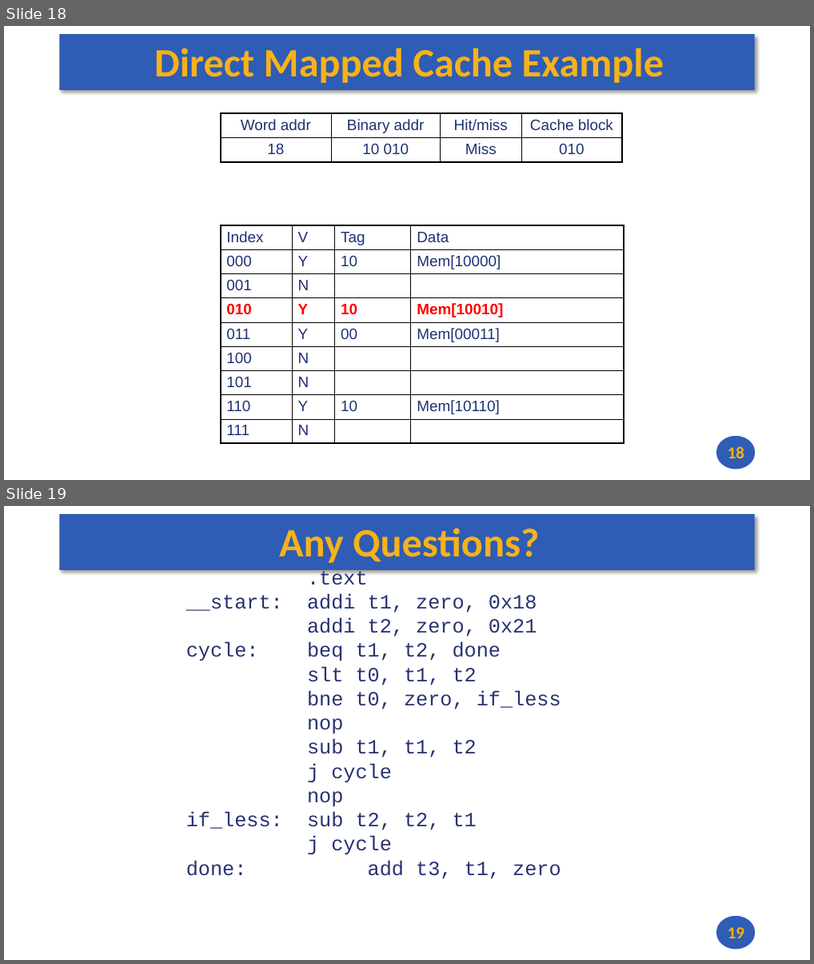
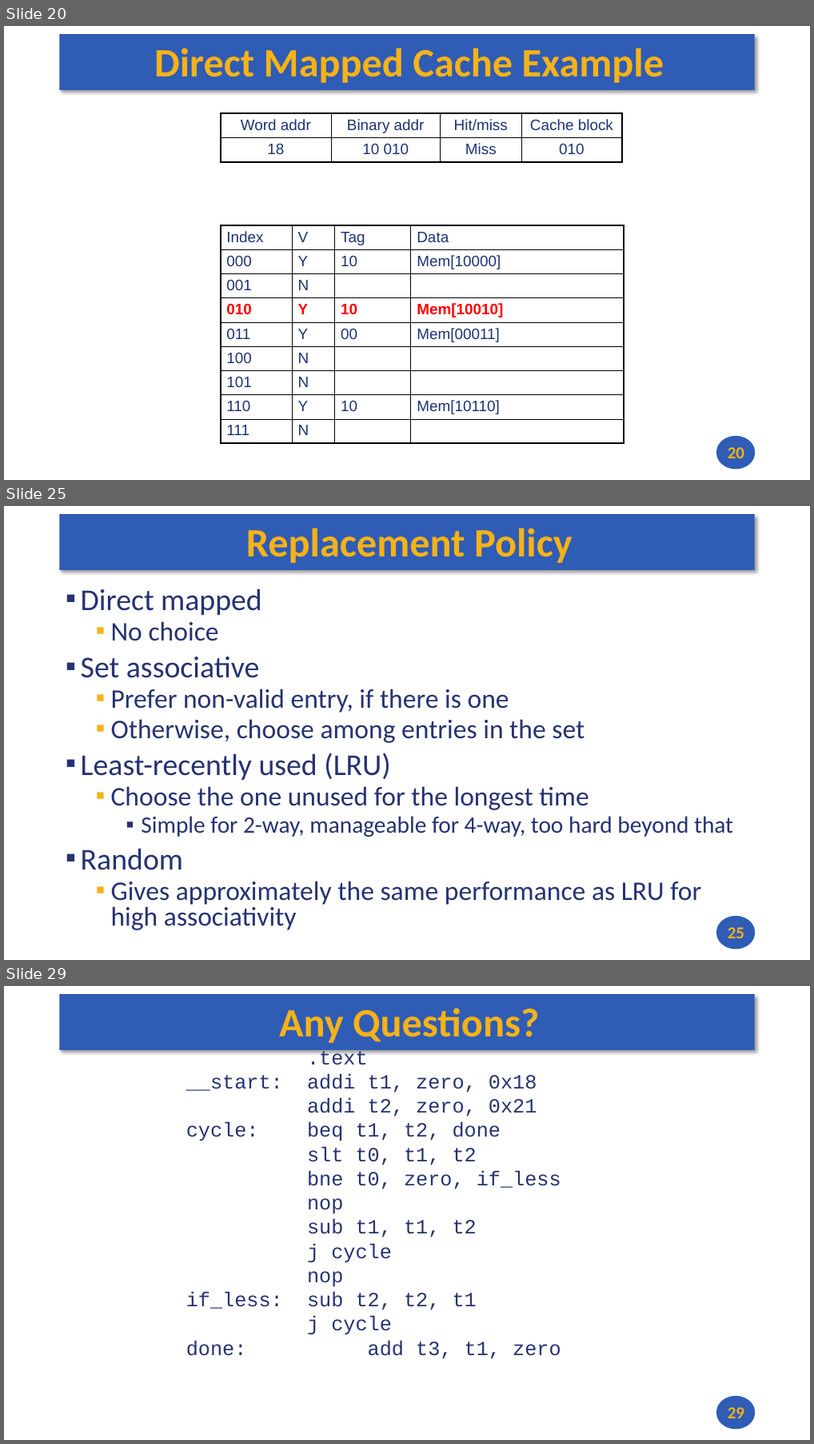
Before and after one commit to andrewt0301/hse-acos-course, a slide deck: docs/part1ca/11_Caches/CA_Lecture_11.pptx. Shown one above the other, each under a label of ours: slides 18 and 19 before the commit, slides 20, 25 and 29 after it; the slides between them are not shown. The pictures are 814x964 and 814x1444 pixels, drawn with LibreOffice and Linux fonts; fonts in the diff are those of the drawing. Boxes give left, top, right and bottom in pixels: in the first picture for what was removed or moved away, otherwise in the second. Text is boxed around its words. In the diff, an @@ line names an element or a change of style, - is before the commit and + after.

```diff
--- a/docs/part1ca/11_Caches/CA_Lecture_11.pptx
+++ b/docs/part1ca/11_Caches/CA_Lecture_11.pptx
@@ slide 25 added at [4,506,810,960], background #FFFFFF; not listed: 2 template elements that a slide beside it also shows @@
@@ title added at [246,528,573,563], 48 pt, text #F7B217, bold @@
+Replacement Policy
@@ text added at [81,588,734,930], 32 pt, text #273272 @@
+▪ Direct mapped
+  ▪ No choice
+▪ Set associative
+  ▪ Prefer non-valid entry, if there is one
+  ▪ Otherwise, choose among entries in the set
+▪ Least-recently used (LRU)
+  ▪ Choose the one unused for the longest time
+    ▪ Simple for 2-way, manageable for 4-way, too hard beyond that
+▪ Random
+  ▪ Gives approximately the same performance as LRU for high associativity
@@ page number added at [728,927,745,938], 20 pt, text #F7B217, bold @@
+25
@@ what was slide 18 is now slide 20 @@
@@ page number at [728,447,745,458]: text changed @@
-18
+20
@@ what was slide 19 is now slide 29 @@
@@ page number at [728,1407,745,1418]: text changed @@
-19
+29
```
Also in this commit, not shown: 1 slide changed, 9 other slides added, 1 other file.
